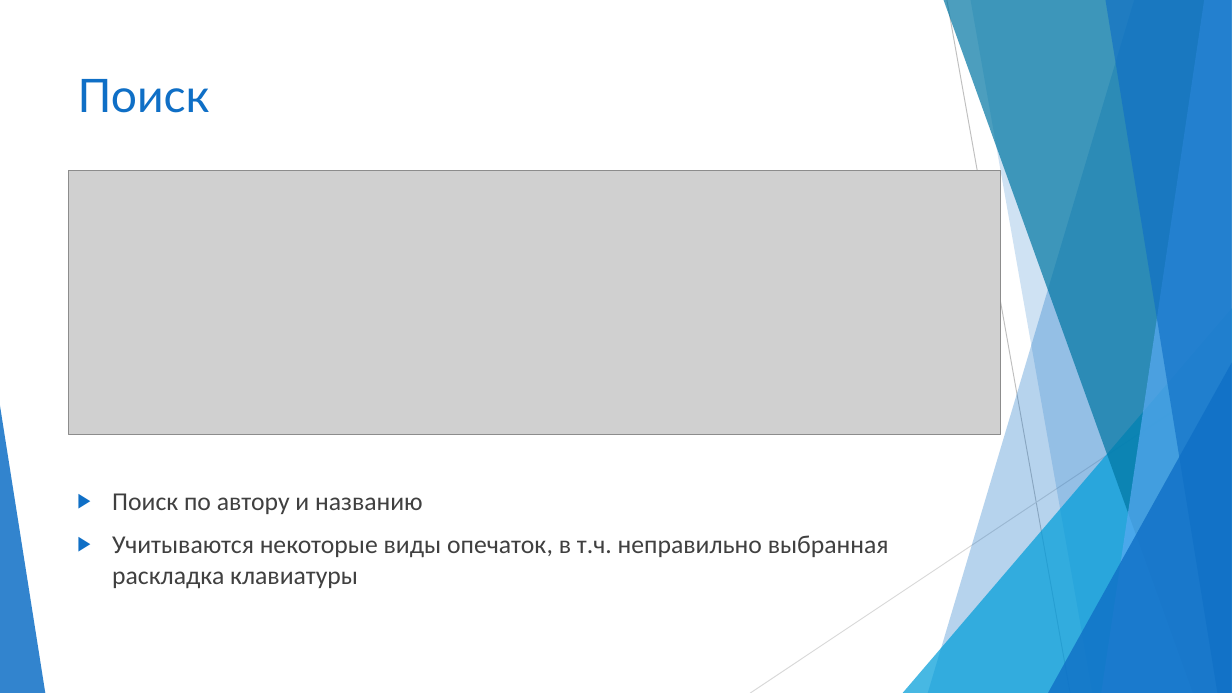
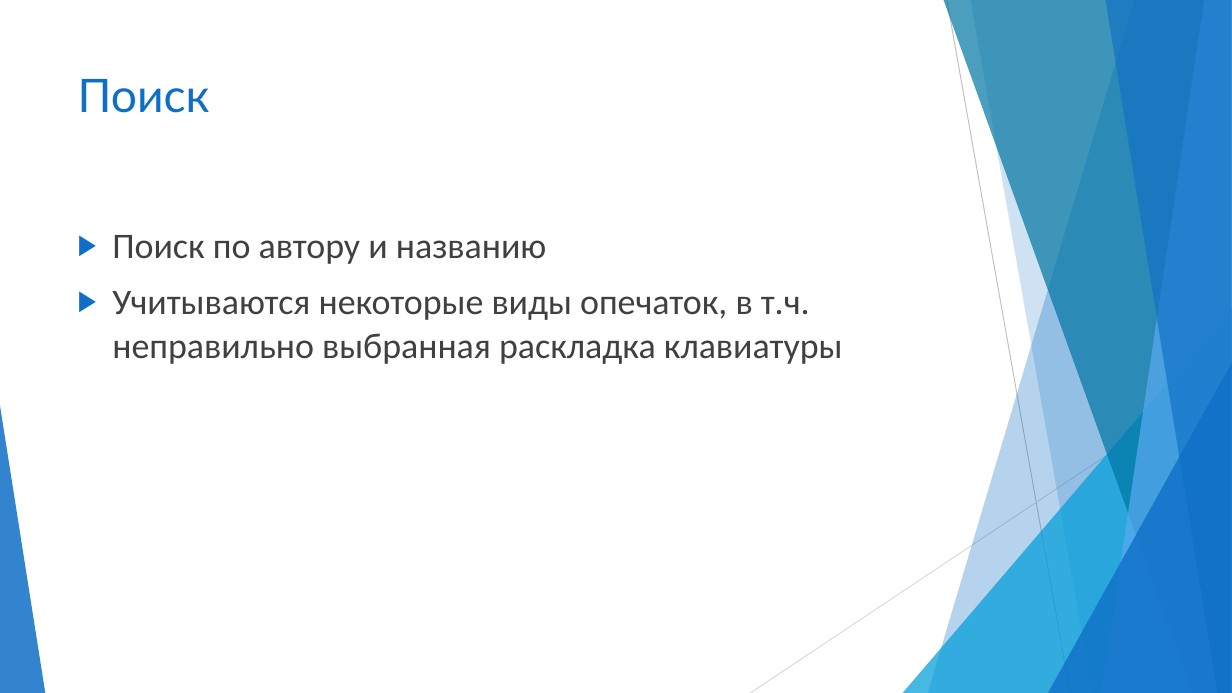
Before and after one commit to Kote5615/flask, a slide deck: slide 5 of flask_project_docx/bookshop.pptx (slide 4 before the commit). Drawn at 1232x693 pixels with LibreOffice and Linux fonts; fonts in the diff are those of the drawing; grey boxes stand for pictures. Boxes give left, top, right and bottom in pixels: in the first picture for what was removed or moved away, otherwise in the second. Text is boxed around its words. In the diff, an @@ line names an element or a change of style, - is before the commit and + after.

```diff
--- a/flask_project_docx/bookshop.pptx
+++ b/flask_project_docx/bookshop.pptx
@@ picture removed at (x1=68, y1=170, x2=1001, y2=434) @@
@@ text "Поиск по автору и названию" moved from (x1=112, y1=493, x2=889, y2=589) to (x1=112, y1=235, x2=843, y2=364) @@
@@ text "Поиск по автору и названию" at (x1=112, y1=235, x2=843, y2=364): size 20 to 28 pt @@
```
Also in this commit, not shown: 3 other slides changed, 12 slides added, 1 slide removed.
